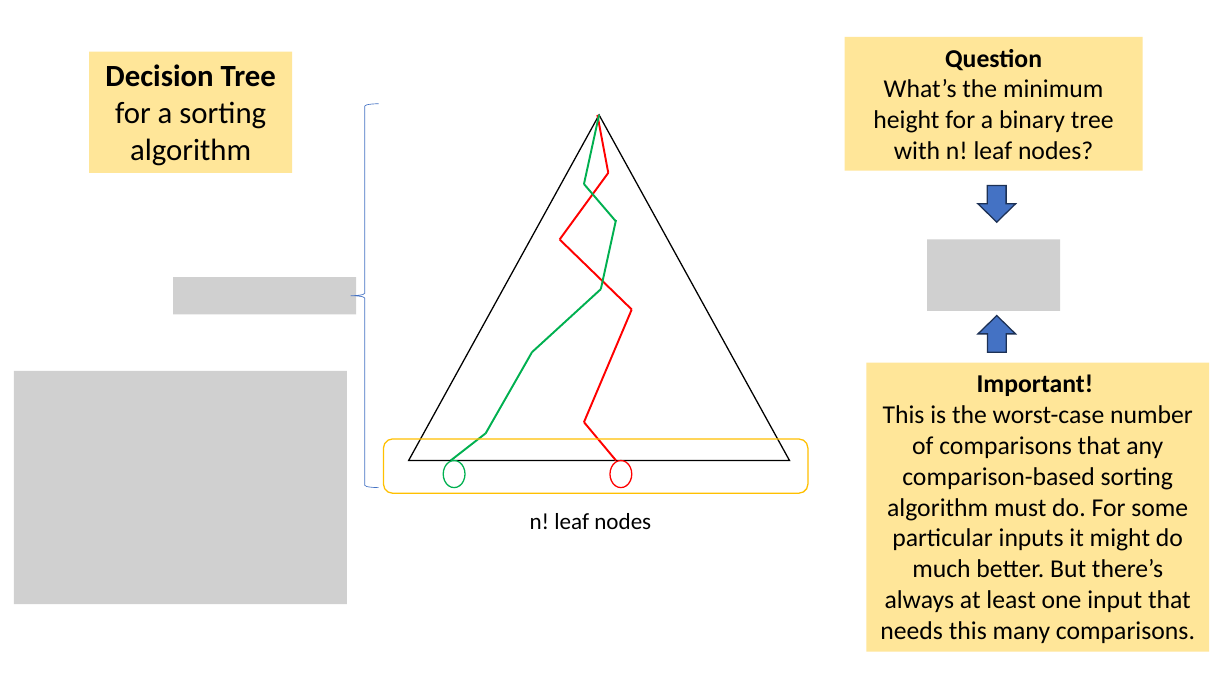
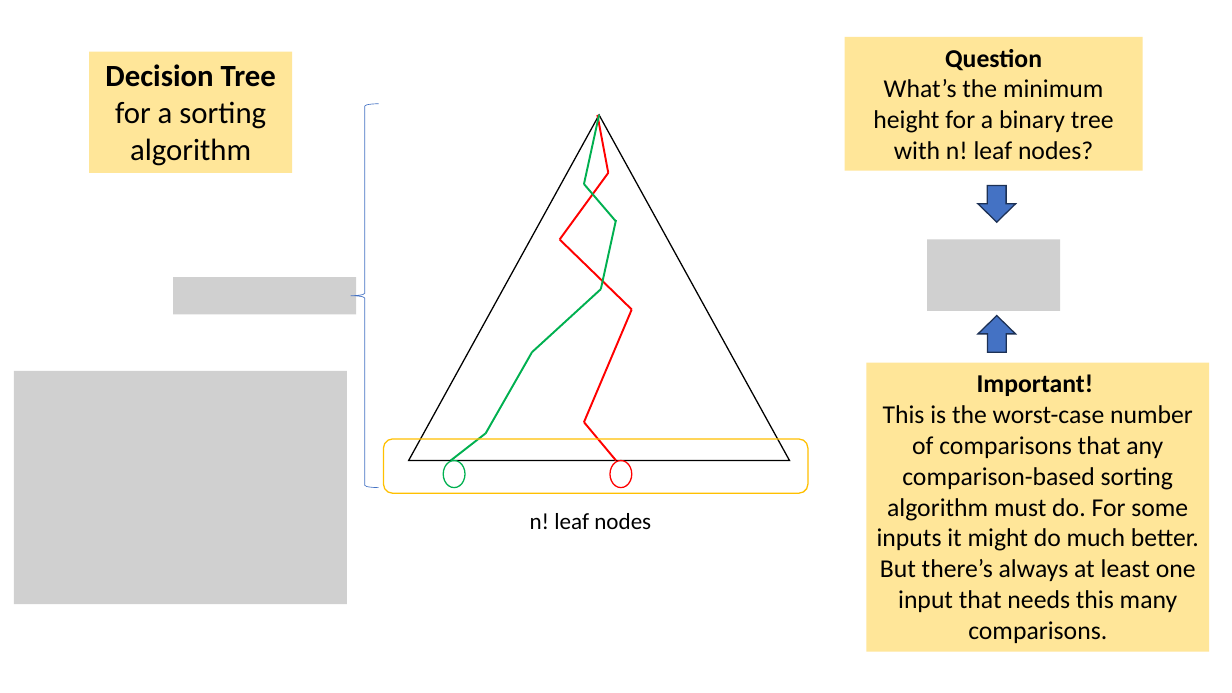
Before and after one commit to tjd1234/cmpt225fall2023, a slide deck: slide 71 of lecture_notes/week9/week9_sorting.pptx. Drawn at 1232x693 pixels with LibreOffice and Linux fonts; fonts in the diff are those of the drawing; grey boxes stand for pictures. Boxes give left, top, right and bottom in pixels: in the first picture for what was removed or moved away, otherwise in the second. Text is boxed around its words. In the diff, an @@ line names an element or a change of style, - is before the commit and + after.

Commit message:
updated

```diff
--- a/lecture_notes/week9/week9_sorting.pptx
+++ b/lecture_notes/week9/week9_sorting.pptx
@@ text in rectangle at (x1=877, y1=374, x2=1199, y2=643): text changed @@
-Important!
-This is the worst-case number of comparisons that any comparison-based sorting algorithm must do. For some particular inputs it might do much better. But there’s always at least one input that needs this many comparisons.
+Important!
+This is the worst-case number of comparisons that any comparison-based sorting algorithm must do. For some inputs it might do much better. But there’s always at least one input that needs this many comparisons.
```
Also in this commit, not shown: 6 other slides changed.
